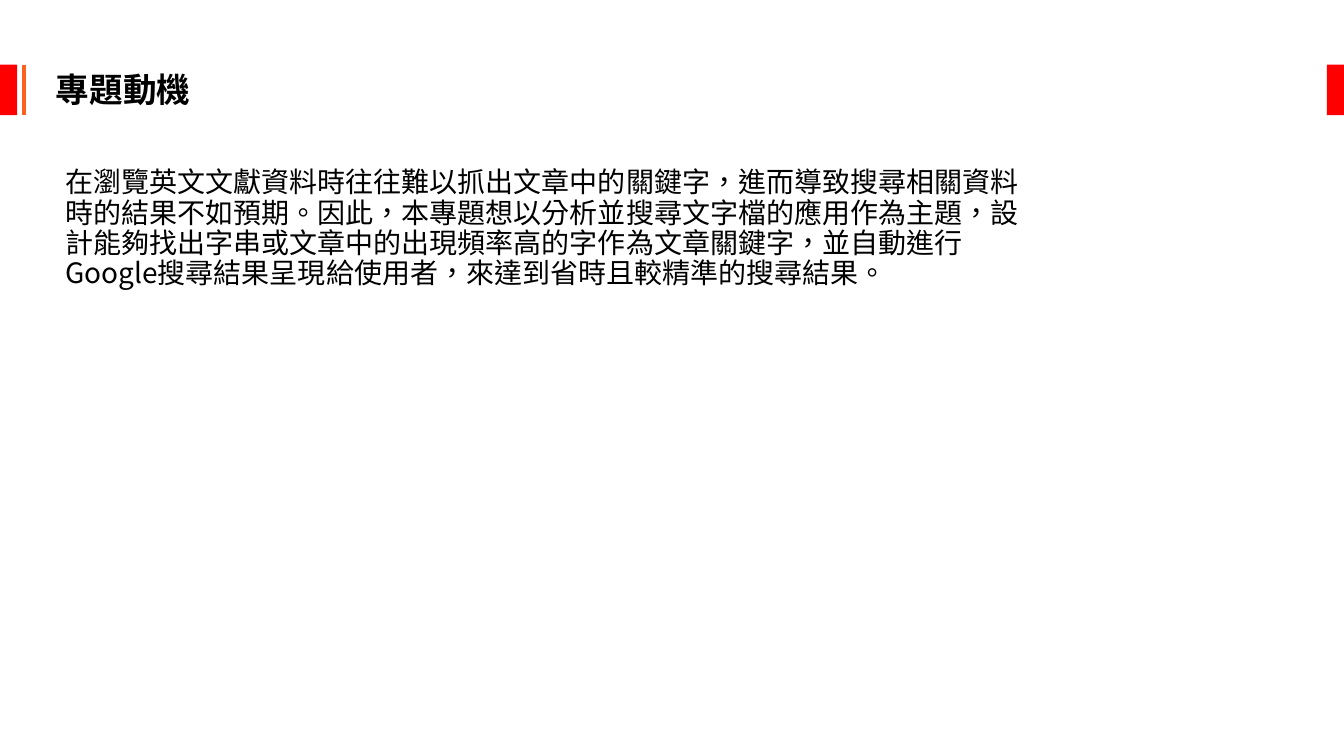
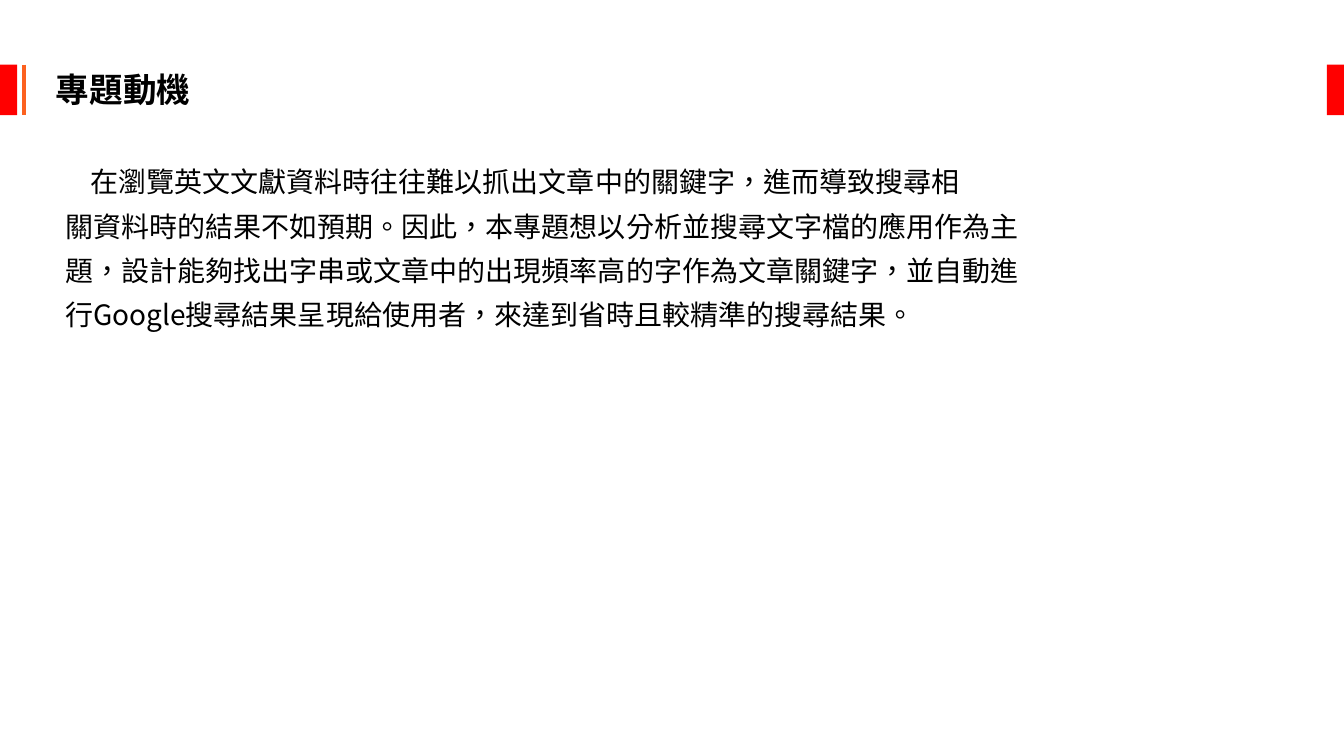
Before and after one commit to jameschun0958/Unix_FianlProject, a slide deck: slide 4 of Unix期末報告.pptx. Drawn at 1344x756 pixels with LibreOffice and Linux fonts; fonts in the diff are those of the drawing. Boxes give left, top, right and bottom in pixels: in the first picture for what was removed or moved away, otherwise in the second. Text is boxed around its words. In the diff, an @@ line names an element or a change of style, - is before the commit and + after.

```diff
--- a/Unix期末報告.pptx
+++ b/Unix期末報告.pptx
@@ text at [65,168,1018,332]: text changed @@
-在瀏覽英文文獻資料時往往難以抓出文章中的關鍵字，進而導致搜尋相關資料時的結果不如預期。因此，本專題想以分析並搜尋文字檔的應用作為主題，設計能夠找出字串或文章中的出現頻率高的字作為文章關鍵字，並自動進行Google搜尋結果呈現給使用者，來達到省時且較精準的搜尋結果。
+在瀏覽英文文獻資料時往往難以抓出文章中的關鍵字，進而導致搜尋相
+關資料時的結果不如預期。因此，本專題想以分析並搜尋文字檔的應用作為主
+題，設計能夠找出字串或文章中的出現頻率高的字作為文章關鍵字，並自動進
+行Google搜尋結果呈現給使用者，來達到省時且較精準的搜尋結果。
```
Also in this commit, not shown: 3 other slides changed.
